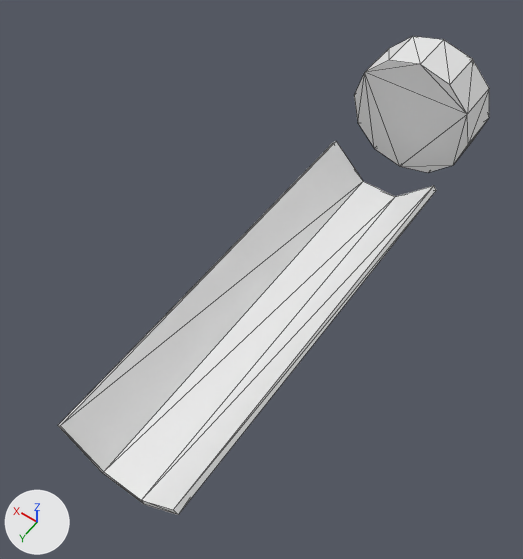
Renders of the FBX model assets/models/toys/weapon-popper/parts/body.fbx from each side of a commit.
Camera for both pictures: a camera (50 mm lens) standing at (-0.0119, 0.0201, 0.0266) and looking at (0.0007, 0.0024, -0.0012). Arrows for +X, +Y and +Z are at lower left; the lights stay in place. The first picture is the older version. Mesh edges are drawn as thin lines. Where no turn or scale is listed for an object, it has been applied to the vertices.

Script lines for the objects in view, before the commit:
```python
me_body_001 = bpy.data.meshes.new('body.001')
me_body_001.from_pydata(...)  # 40 vertices, 72 faces; spans x -0.0036..0.0036, y -0.0136..0.0136, z -0.0037..0.0037
ob_body = bpy.data.objects.new('body', me_body_001)
ob_body.location = (0.0, 0.0, 0.0)
```
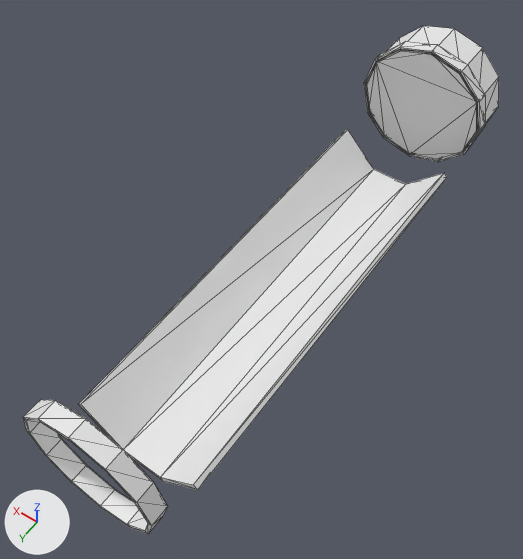
Changed parts and their boxes [x1, y1, x2, y2] in the pictures (523 x 559 px; the box of a moved part takes in the faces that stretch with it):
'body', reshaped (10% wider, 6% taller): before [58, 36, 489, 515]; after [23, 26, 499, 534]
part 1 of me_body_001, moved or reshaped: before [354, 36, 489, 173]; after [366, 26, 499, 160]
part 2 of me_body_001, moved or reshaped: before [58, 141, 436, 515]; after [79, 130, 446, 490]
part 3 of me_body_001, added: after [364, 41, 485, 162]
part 4 of me_body_001, added: after [23, 399, 168, 534]

Patch to the scene script:
```diff
--- a/assets/models/toys/weapon-popper/parts/body.fbx.py
+++ b/assets/models/toys/weapon-popper/parts/body.fbx.py
@@ me_body_001 @@
 # used by ob_body; location = (0.0, 0.0, 0.0)
-me_body_001.from_pydata(...)  # 40 vertices, 72 faces; spans x -0.0036..0.0036, y -0.0136..0.0136, z -0.0037..0.0037
+me_body_001.from_pydata(...)  # 152 vertices, 288 faces; spans x -0.0037..0.0037, y -0.0148..0.0148, z -0.0038..0.0038
+# me_body_001 part 1: the loose piece of 24 vertices spanning x -0.0036..0.0036, y -0.0136..-0.0109, z -0.0035..0.0037 is moved by (0.0, -0.0012, 0.0)
+# me_body_001 part 2: the loose piece of 16 vertices spanning x -0.0033..0.0033, y -0.0084..0.0136, z -0.0037..-0.0014 is moved by (0.0, -0.0012, 0.0)
+# me_body_001 part 3: a new loose piece of 48 vertices spanning x -0.0037..0.0037, y -0.0128..-0.0121, z -0.0036..0.0038
+# me_body_001 part 4: a new loose piece of 48 vertices spanning x -0.0033..0.0033, y 0.0139..0.0148, z -0.0032..0.0034
+# other edits to the shape of me_body_001 do not show in these pictures
```
